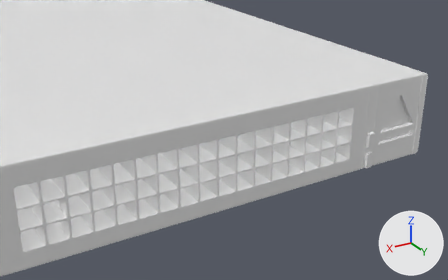
The Blender file DevOpsUnity/Assets/Models/Disk.blend, before and after one commit.
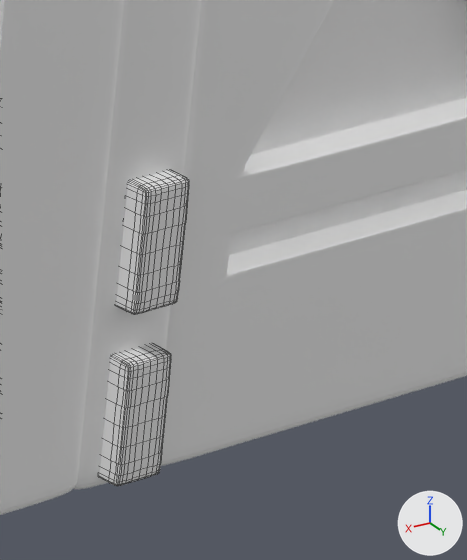
Each version appears first from a 50 mm camera at (-4.195, 9.95, 1.393) aimed at (-5.36, 8.008, 0.422), and next in a close-up on the part from 79% to 91% of the width and 40% to 63% of the height. Every picture has the same lights, and +X, +Y and +Z are marked at lower right. The close-ups show mesh edges as thin lines.

The first close-up shows 'Disk', 'Light', 'Light.001'.
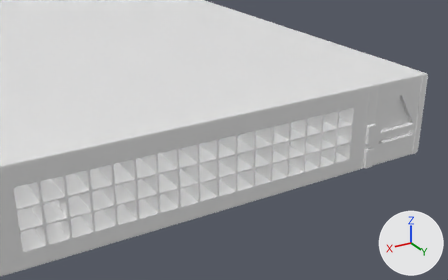
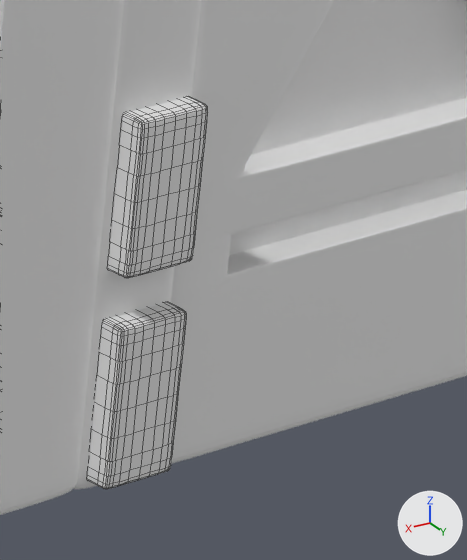
Scene script edits in JSON lines:
```json
{"block": "me_cube_002", "where": "# used by ob_light; location = (-5.8175, 8.287, 0.442); scale = (0.018, 0.0634, 0.0306)"}
{"op": "remove", "block": "me_cube_002", "code": "me_cube_002.from_pydata(...)  # 44 vertices, 42 faces; spans x -0.89..0.6, y -1.0..1.0, z -1.0..1.0"}
{"op": "add", "block": "me_cube_002", "code": "me_cube_002.from_pydata(...)  # 44 vertices, 42 faces; spans x -1.26..0.97, y -1.0..1.0, z -0.38..2.1"}
{"block": "me_cube_002", "change": "me_cube_002 part 1: 44 of 44 vertices moved; they spanned x -0.89..0.6, y -1.0..1.0, z -1.0..1.0 and now span x -1.26..0.97, y -1.0..1.0, z -0.38..2.1; mean shift (0.0, 0.0, 0.86); largest move (-0.89, -1.0, 0.83) -> (-1.26, -1.0, 1.93)"}
{"block": "me_cube_007", "where": "# used by ob_light_001; location = (-5.8175, 8.287, 0.3574); scale = (0.018, 0.0634, 0.0306)"}
{"op": "remove", "block": "me_cube_007", "code": "me_cube_007.from_pydata(...)  # 44 vertices, 42 faces; spans x -0.89..0.6, y -1.0..1.0, z -1.0..1.0"}
{"op": "add", "block": "me_cube_007", "code": "me_cube_007.from_pydata(...)  # 44 vertices, 42 faces; spans x -1.26..0.97, y -1.0..1.0, z -1.0..1.62"}
{"block": "me_cube_007", "change": "me_cube_007 part 2: 44 of 44 vertices moved; they spanned x -0.89..0.6, y -1.0..1.0, z -1.0..1.0 and now span x -1.26..0.97, y -1.0..1.0, z -1.0..1.62; mean shift (0.0, 0.0, 0.31); largest move (-0.89, -1.0, 1.0) -> (-1.26, -1.0, 1.62)"}
```

Changed parts and their boxes [x1, y1, x2, y2] in the close-ups (467 x 560 px):
```json
{"object": "Light", "change": "reshaped", "before": [116, 170, 189, 314], "after": [109, 96, 208, 278]}
{"object": "Light.001", "change": "reshaped", "before": [99, 344, 171, 486], "after": [88, 302, 186, 489]}
```
